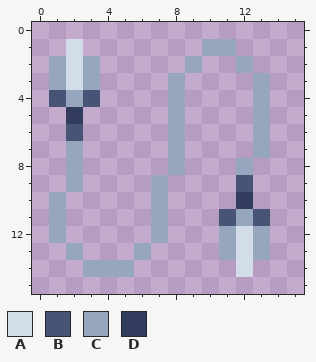
Pixel-art file: proj/item/light_gray_patch_cable.ase. Above is the file before it was changed.
16x16 pixels, 1 frame.
Palette (. is transparent): A #d3dce9  B #485475  C #96a6bf  D #323c5d
The result:
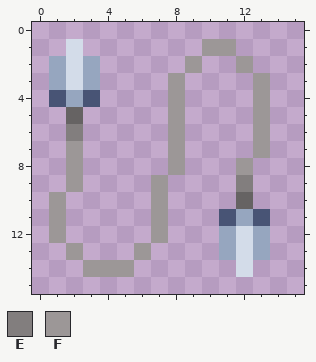
Colours new in this view: E #827e7e  F #9c9797
The commit says: nicer cable colors
Changes in this commit:
Colour D changes from #323c5d to #666363.
The author changed colour B to colour E in row 6 at x 2; in row 9 at x 12.
The author changed colour C to colour F in row 1 at x 10 to 11; in row 2 at x 9 and 12; in rows 3 to 6 at x 8 and 13; in row 7 at x 2, 8 and 13; in row 8 at x 2, 8 and 12; in row 9 at x 2 and 7.
The author changed colour C to colour F in rows 10 to 12 at x 1 and 7; in row 13 at x 2 and 6; in row 14 at x 3 to 5.
Pixel boxes of the changes (left, top, right, bottom) in both pictures:
changed: (49, 39, 270, 277)
